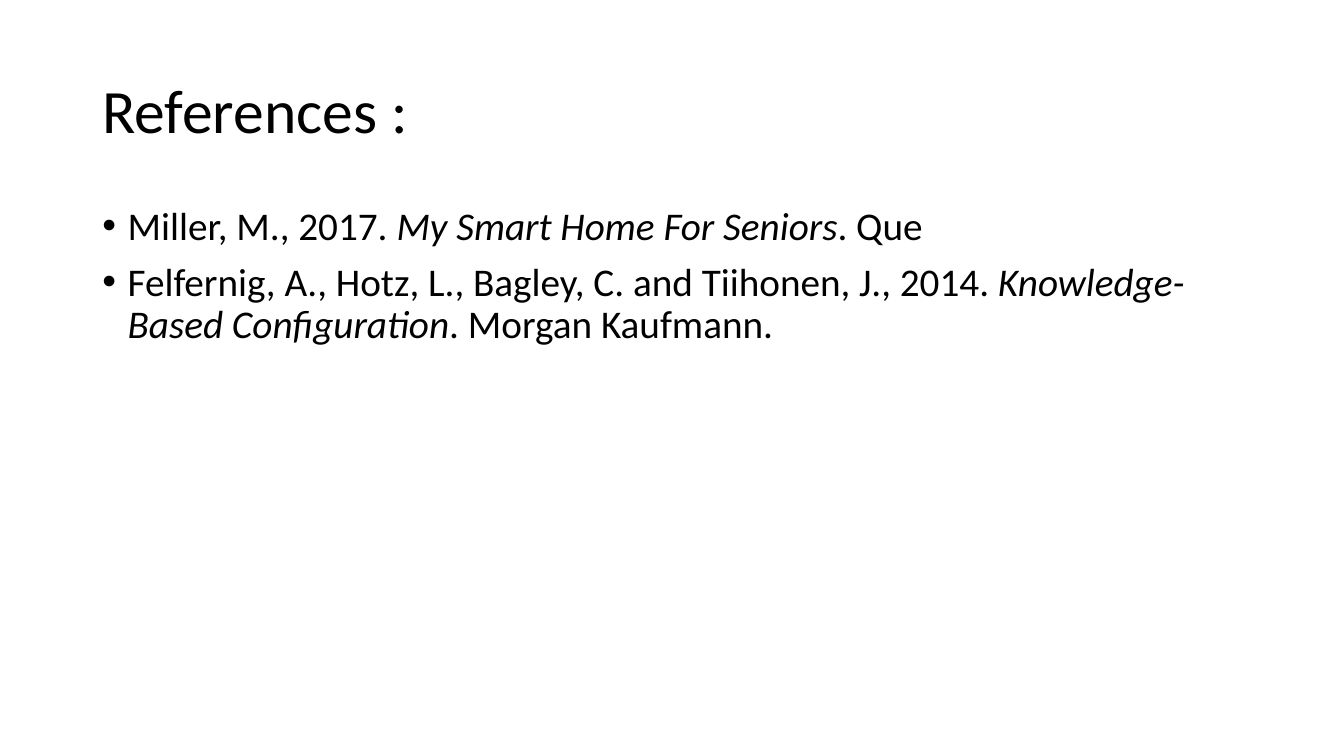
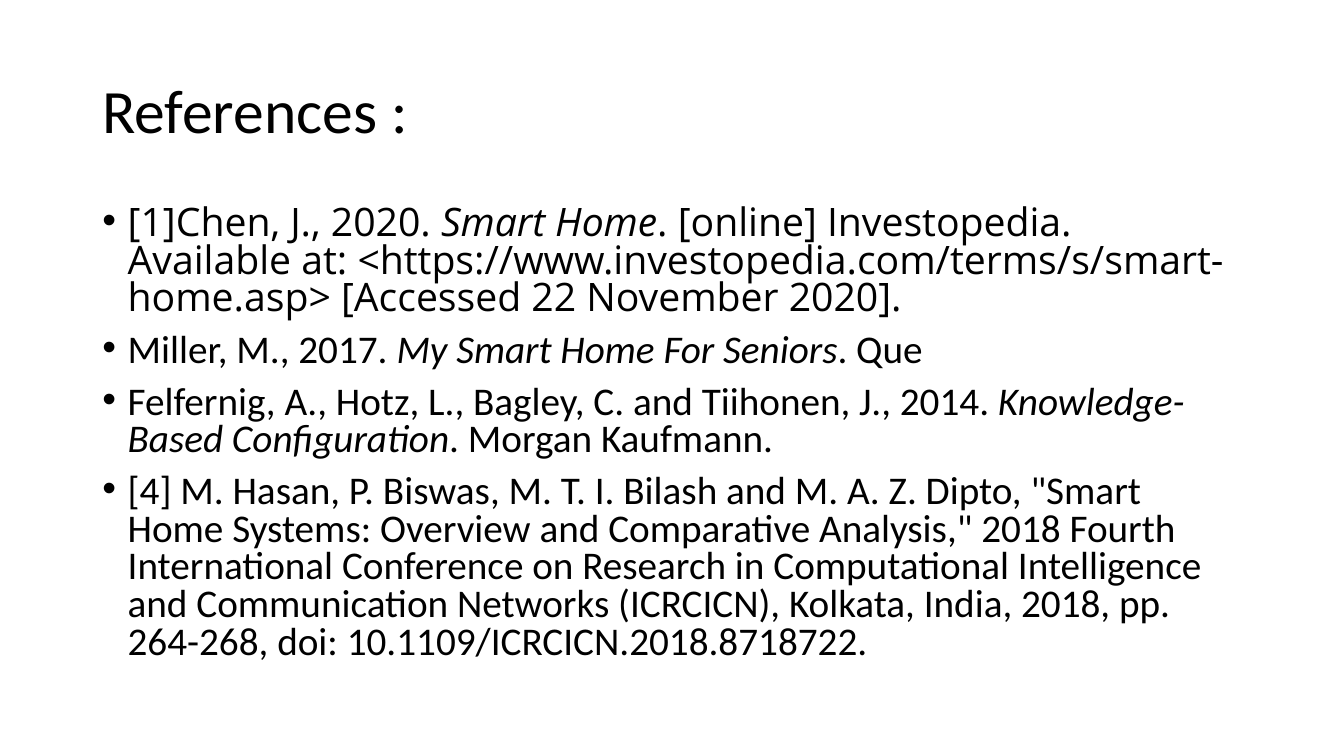
Before and after one commit to Microcontroller-Team-1/winter20-21, a slide deck: slide 18 of Smart Home TeamNoobcoder.pptx (slide 15 before the commit). Drawn at 1344x756 pixels with LibreOffice and Linux fonts; fonts in the diff are those of the drawing. Boxes give left, top, right and bottom in pixels: in the first picture for what was removed or moved away, otherwise in the second. Text is boxed around its words. In the diff, an @@ line names an element or a change of style, - is before the commit and + after.

```diff
--- a/Smart Home TeamNoobcoder.pptx
+++ b/Smart Home TeamNoobcoder.pptx
@@ text at bbox=[128, 206, 1224, 321]: paragraph added @@
+• [1]Chen, J., 2020. Smart Home. [online] Investopedia. Available at: <https://www.investopedia.com/terms/s/smart-home.asp> [Accessed 22 November 2020].
@@ text at bbox=[128, 335, 1185, 459]: line spacing 0.9 to 0.8 @@
@@ text at bbox=[128, 475, 1201, 660]: paragraph added @@
+• [4] M. Hasan, P. Biswas, M. T. I. Bilash and M. A. Z. Dipto, "Smart Home Systems: Overview and Comparative Analysis," 2018 Fourth International Conference on Research in Computational Intelligence and Communication Networks (ICRCICN), Kolkata, India, 2018, pp. 264-268, doi: 10.1109/ICRCICN.2018.8718722.
```
Also in this commit, not shown: 3 other slides changed, 1 slide added.
